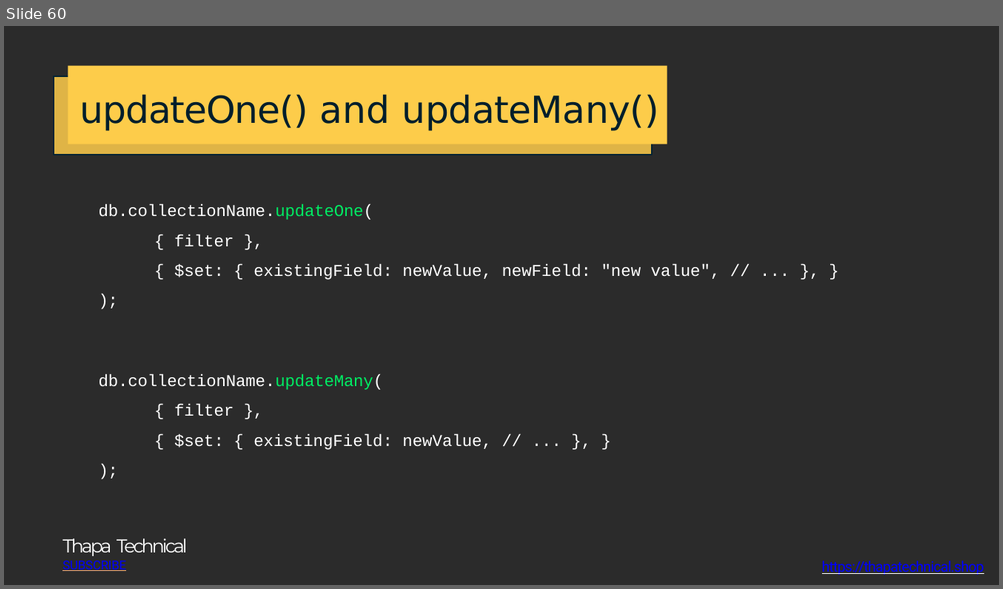
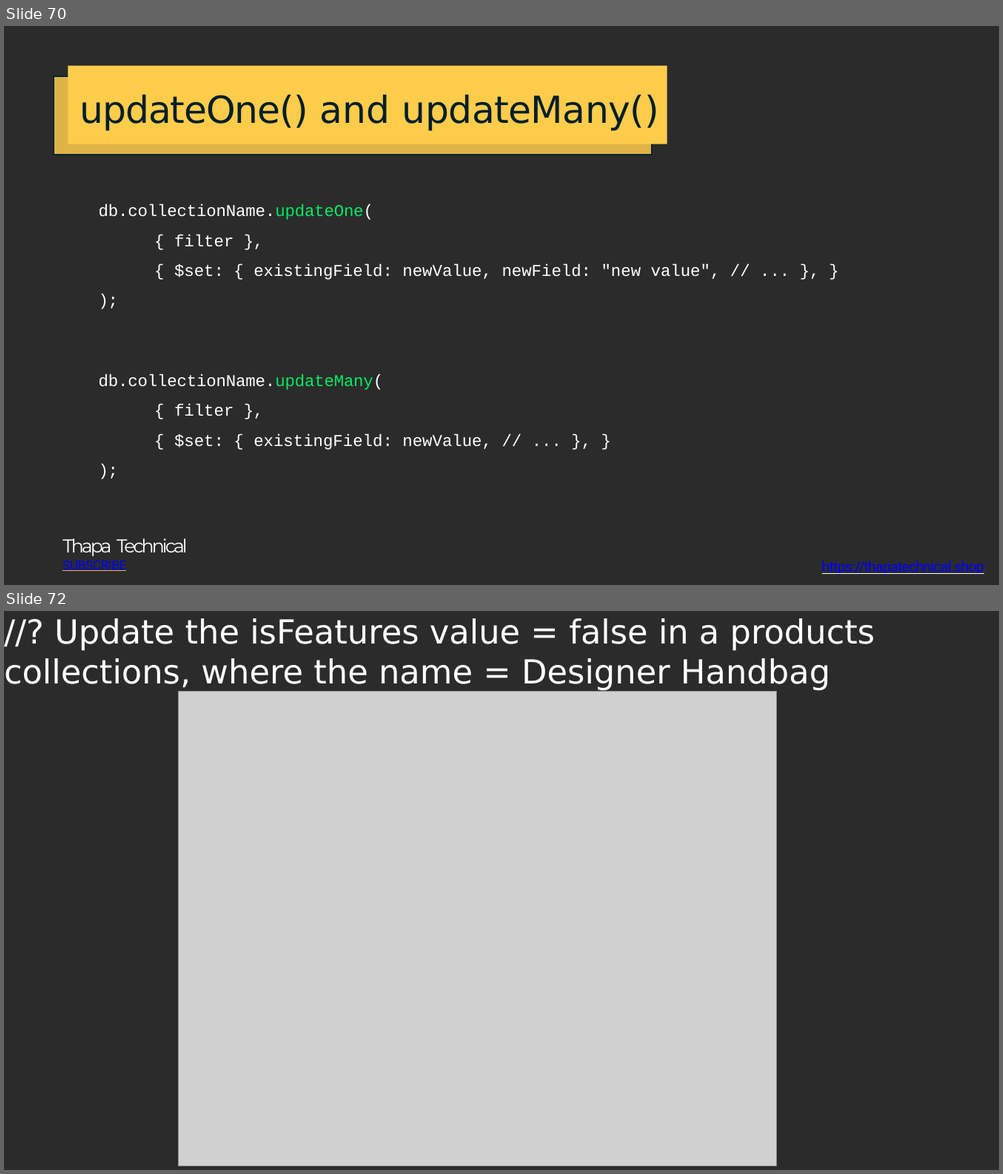
Before and after one commit to NehaTiwari2000/DBMS, a slide deck: MongoDB Commnads/MongoDB Course Neha.pptx. Shown one above the other, each under a label of ours: slide 60 before the commit, slides 70 and 72 after it; the slides between them are not shown. The pictures are 1003x589 and 1003x1174 pixels, drawn with LibreOffice and Linux fonts; fonts in the diff are those of the drawing; grey boxes stand for pictures; background and template pictures are left out; a plain dark background stands for a picture behind light text. Boxes give left, top, right and bottom in pixels: in the first picture for what was removed or moved away, otherwise in the second. Text is boxed around its words. In the diff, an @@ line names an element or a change of style, - is before the commit and + after.

```diff
--- a/MongoDB Commnads/MongoDB Course Neha.pptx
+++ b/MongoDB Commnads/MongoDB Course Neha.pptx
@@ slide 72 added at <box>4,611,999,1170</box>, background picture (left out) @@
@@ title added at <box>4,618,875,691</box>, 32 pt, text #FFFFFF @@
+//? Update the isFeatures value = false in a products collections, where the name = Designer Handbag
@@ picture added at <box>178,692,777,1167</box> @@
@@ what was slide 60 is now slide 70 @@
```
Also in this commit, not shown: 13 slides changed, 18 other slides added, 2 other files.
